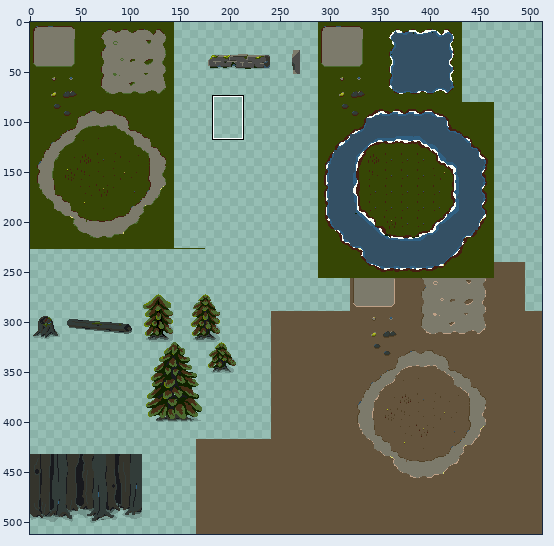
File history of a sprite sheet, assets/tilemap/ground-tilemap.png. Above, an overview of the earlier version with the close-up marked.
Close-up. Old version:
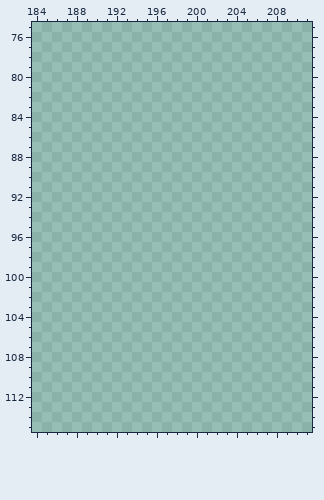
The file is 512x512 pixels. Shown: x 184..211, y 75..115.
And afterwards:
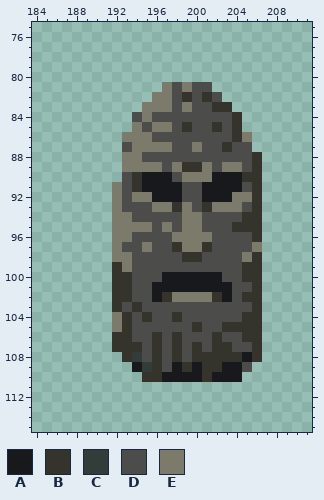
Palette (. is transparent): A #18191d  B #34342c  C #323c39  D #4c4c4a  E #7c7a6b
Change:
y 81: x 197..201 ..... -> EDEDD
y 82: x 196..202 ....... -> EEDBDBD
y 83: x 195..203 ......... -> EEEDEDDBB
y 84: x 194..204 ........... -> DEDDDDDDDDB
y 85: x 194..204 ........... -> EDEEDBDDBDB
y 86: x 193..205 ............. -> EEEDDDDDDDDBE
y 87: x 193..205 ............. -> DEEEEDDEDDBDD
y 88: x 193..206 .............. -> EEDDDDDDDDDDDB
y 89: x 193..206 .............. -> EEEEDEBBEDEEDB
y 90: x 193..206 .............. -> DBAAADEEEAAABB
y 91: x 192..206 ............... -> EDBAAAADDAAAADB
y 92: x 192..206 ............... -> EDEEAAADDAAAEEB
y 93: x 192..206 ............... -> EDDDEEBEDBEEEDB
y 94: x 192..206 ............... -> EEDDDDDEEDDDDBB
y 95: x 192..206 ............... -> EEEEDEDEEDDDBBB
y 96: x 192..206 ............... -> EEDDDDEEEEDDDDB
y 97: x 192..206 ............... -> EDDEDDBEEBDDDDE
y 98: x 192..206 ............... -> EEDDDDDBBDDDDEB
y 99: x 192..206 ............... -> BEDDDDDDDDDDDBB
y 100: x 192..206 ............... -> BBDDDAAAAAADDBB
y 101: x 192..206 ............... -> BBDDAAAAAAAADDB
y 102: x 192..206 ............... -> BBDDABEEEEBADBB
y 103: x 192..206 ............... -> BDBDDDDDDDDDDDB
y 104: x 192..206 ............... -> EBDBDDBDDDDDDBB
y 105: x 192..206 ............... -> EBDDDDDDBDDBBBB
y 106: x 192..206 ............... -> BBDDBDBDDDBDDBB
y 107: x 192..206 ............... -> BBBDBDBDBDBBDDB
y 108: x 193..206 .............. -> BCDBDBDBBBBBAB
y 109: x 194..205 ............ -> ACBDABABBAAD
y 110: x 195..204 .......... -> BBAAAABAAA
Pixel boxes of the changes (left, top, right, bottom) in both close-ups:
added: (112, 82, 262, 382)
